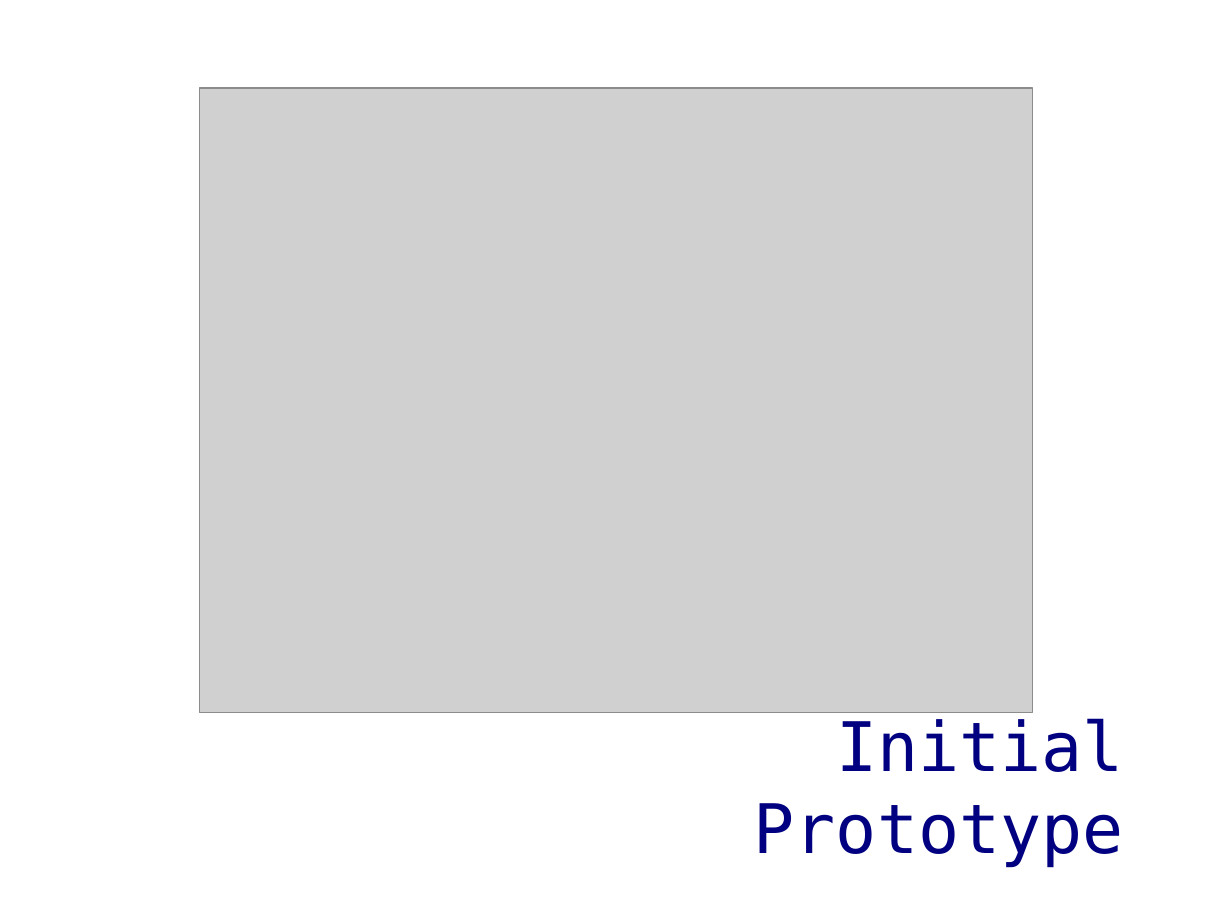
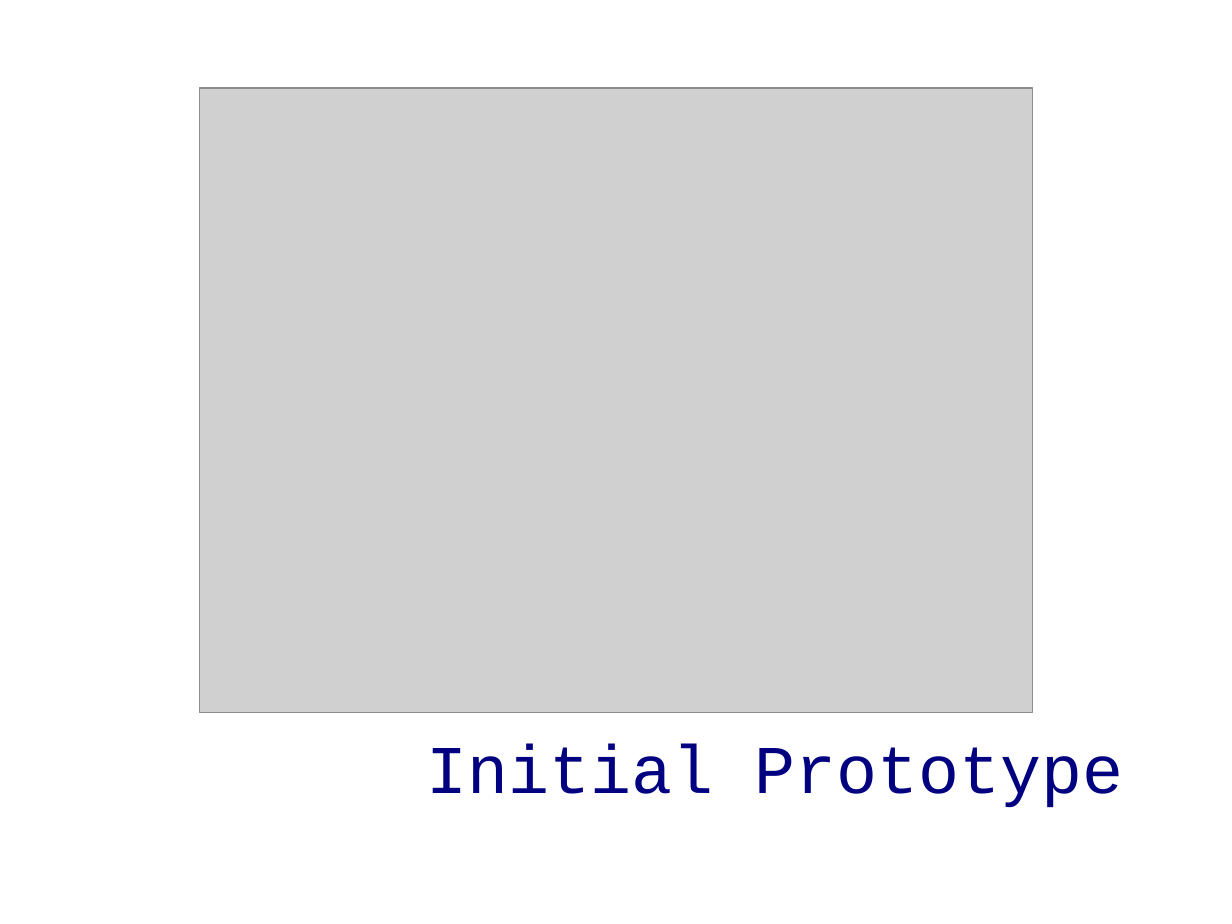
Before and after one commit to ddyngrp/bcit-courses, a slide deck: slide 8 of reports/presentation/spry_presentation.odp. Drawn at 1232x924 pixels with LibreOffice and Linux fonts; fonts in the diff are those of the drawing; grey boxes stand for pictures; background and template pictures are left out. Boxes give left, top, right and bottom in pixels: in the first picture for what was removed or moved away, otherwise in the second. Text is boxed around its words. In the diff, an @@ line names an element or a change of style, - is before the commit and + after.

Commit message:
Fixed fonts

```diff
--- a/reports/presentation/spry_presentation.odp
+++ b/reports/presentation/spry_presentation.odp
@@ text "Initial Prototype": place and size @@
-text "Initial Prototype" at box(754, 718, 1124, 867)
+text "Initial Prototype" at box(427, 743, 1124, 808)
@@ text "Initial Prototype" at box(427, 743, 1124, 808): font DejaVu Sans Mono to Courier New @@
```
Also in this commit, not shown: 13 other slides changed.
